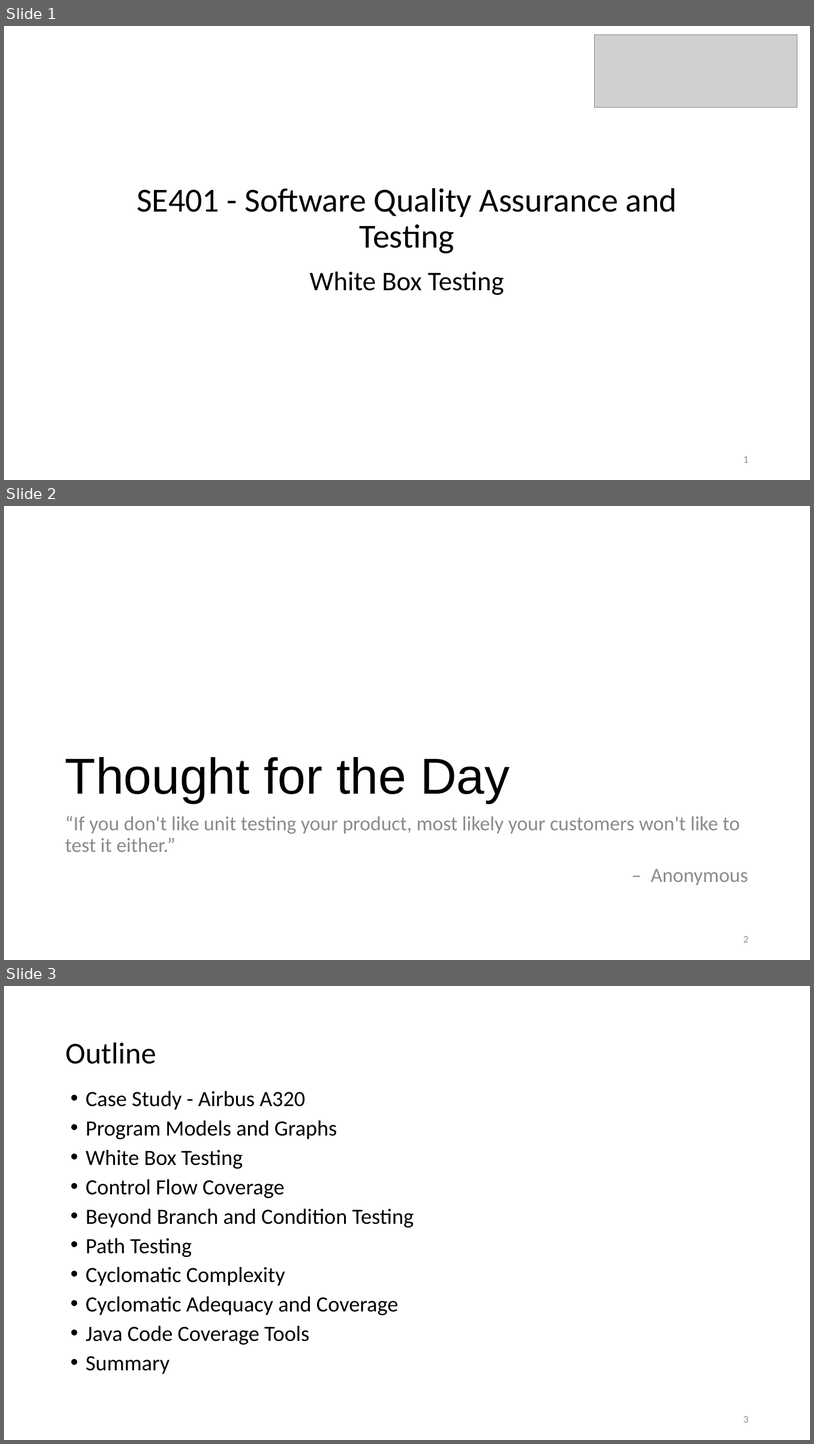
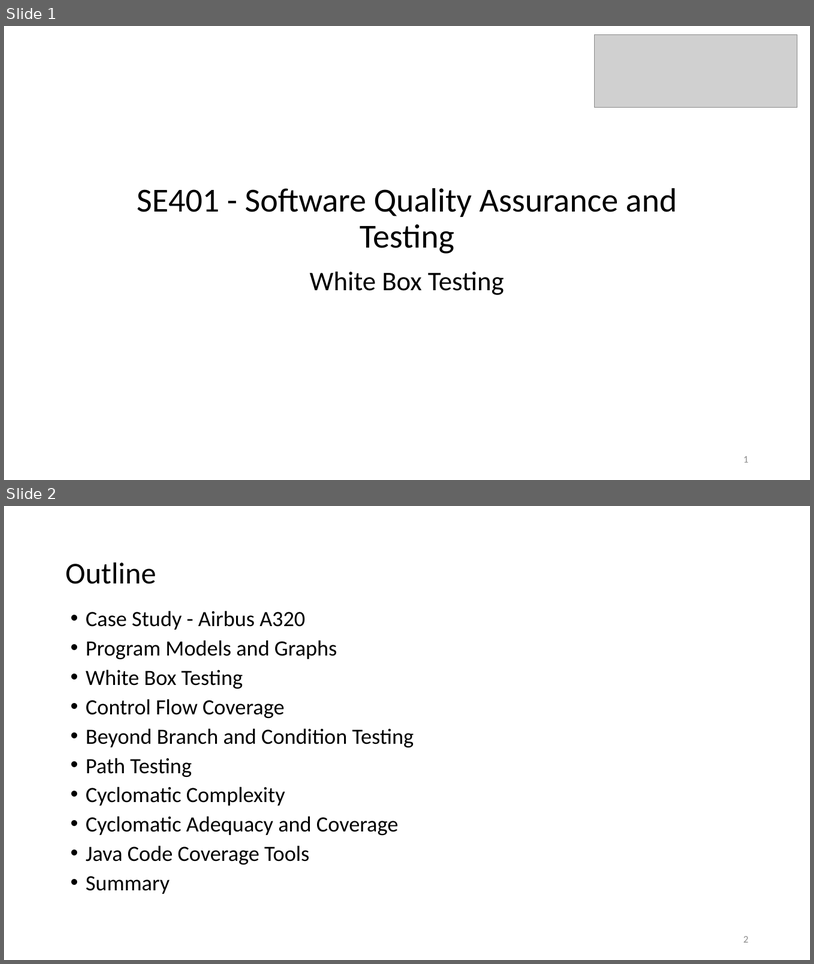
Before and after one commit to malenezi/malenezi, a slide deck: SE401/Lectures/7-White Box Testing/White Box Testing.pptx. Shown one above the other, each under a label of ours: slides 1, 2 and 3 before the commit, slides 1 and 2 after it. The pictures are 814x1444 and 814x964 pixels, drawn with LibreOffice and Linux fonts; fonts in the diff are those of the drawing; grey boxes stand for pictures; background and template pictures are left out. Boxes give left, top, right and bottom in pixels: in the first picture for what was removed or moved away, otherwise in the second. Text is boxed around its words. In the diff, an @@ line names an element or a change of style, - is before the commit and + after.

```diff
--- a/SE401/Lectures/7-White Box Testing/White Box Testing.pptx
+++ b/SE401/Lectures/7-White Box Testing/White Box Testing.pptx
@@ slide 2 removed at (x1=4, y1=506, x2=810, y2=960), background #FFFFFF @@
@@ title removed at (x1=65, y1=757, x2=510, y2=803) @@
-Thought for the Day
@@ text removed at (x1=65, y1=816, x2=748, y2=885) @@
-“If you don't like unit testing your product, most likely your customers won't like to test it either.”
-– Anonymous
@@ page number removed at (x1=744, y1=936, x2=749, y2=942) @@
-2
@@ what was slide 3 is now slide 2 @@
@@ page number at (x1=744, y1=936, x2=749, y2=942): text changed @@
-3
+2
```
Also in this commit, not shown: 1 other file.
